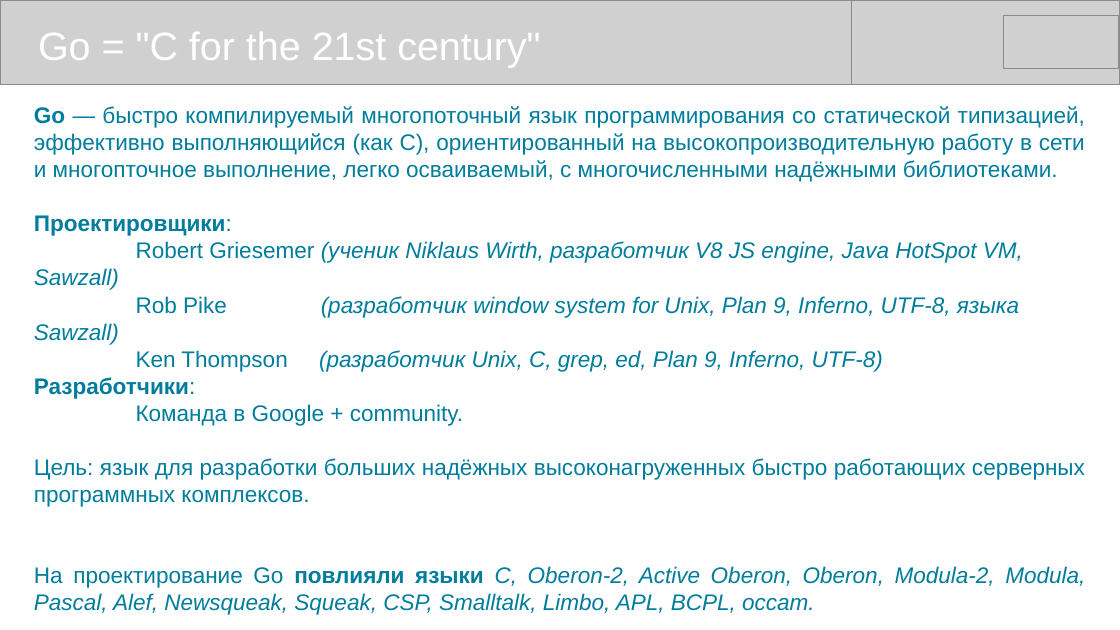
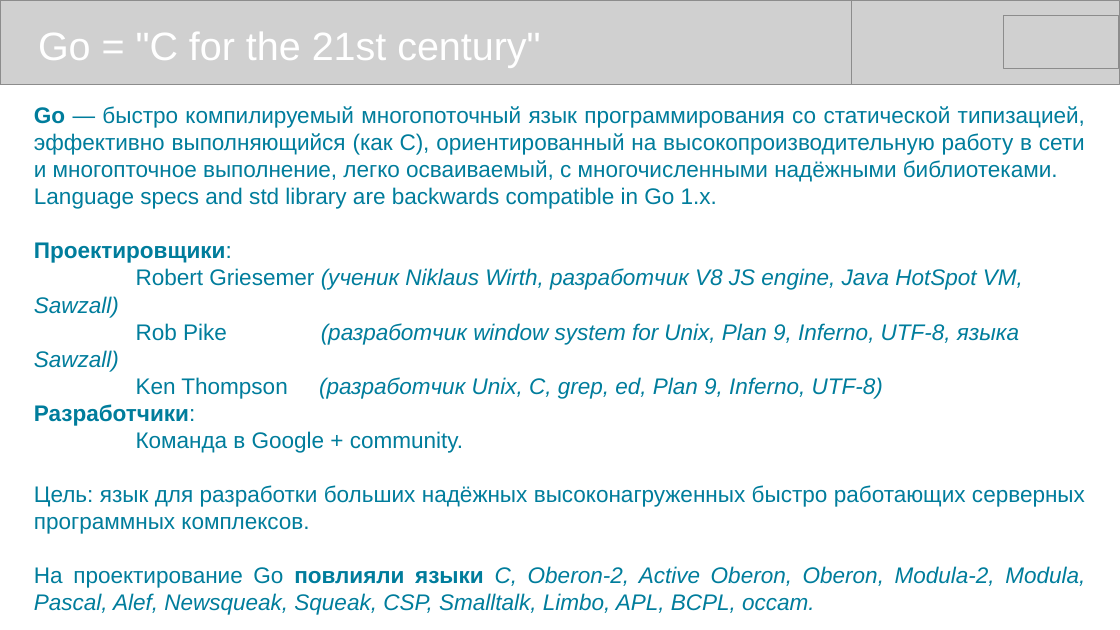
Before and after one commit to mike-shock/Go_language, a slide deck: slide 4 of Go_Intro.odp. Drawn at 1120x630 pixels with LibreOffice and Linux fonts; fonts in the diff are those of the drawing; grey boxes stand for pictures. Boxes give left, top, right and bottom in pixels: in the first picture for what was removed or moved away, otherwise in the second. Text is boxed around its words. In the diff, an @@ line names an element or a change of style, - is before the commit and + after.

Commit message:
Work continued...

```diff
--- a/Go_Intro.odp
+++ b/Go_Intro.odp
@@ text at (x1=34, y1=187, x2=717, y2=209): paragraph added @@
+Language specs and std library are backwards compatible in Go 1.x.
```
